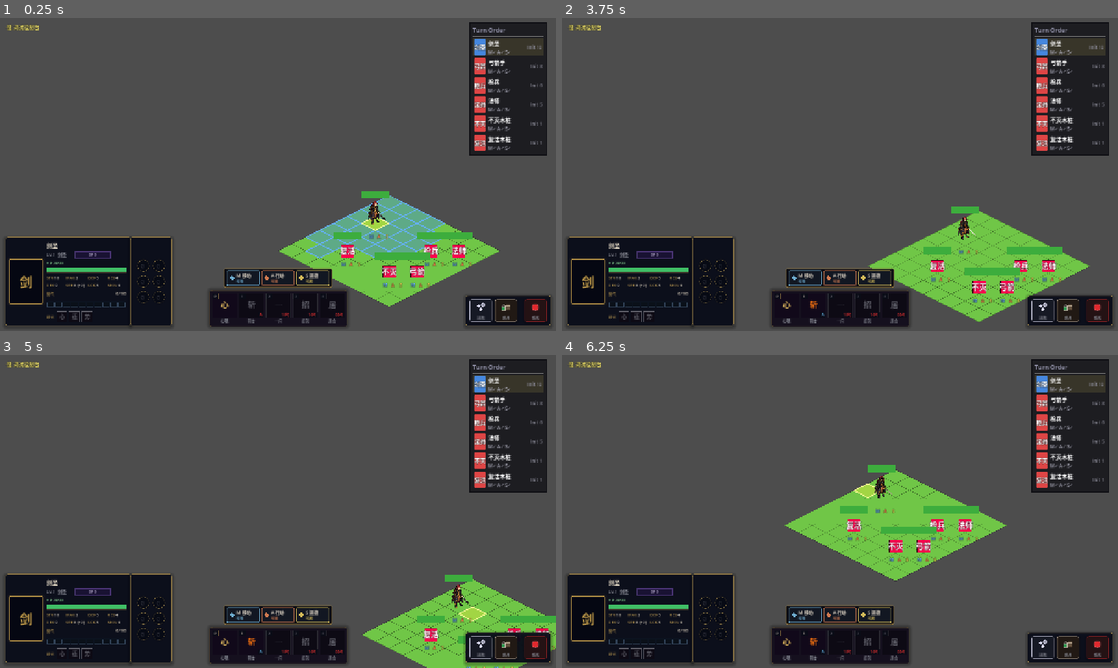
Above: before the commit, frames 1-4 (two rows, left to right).
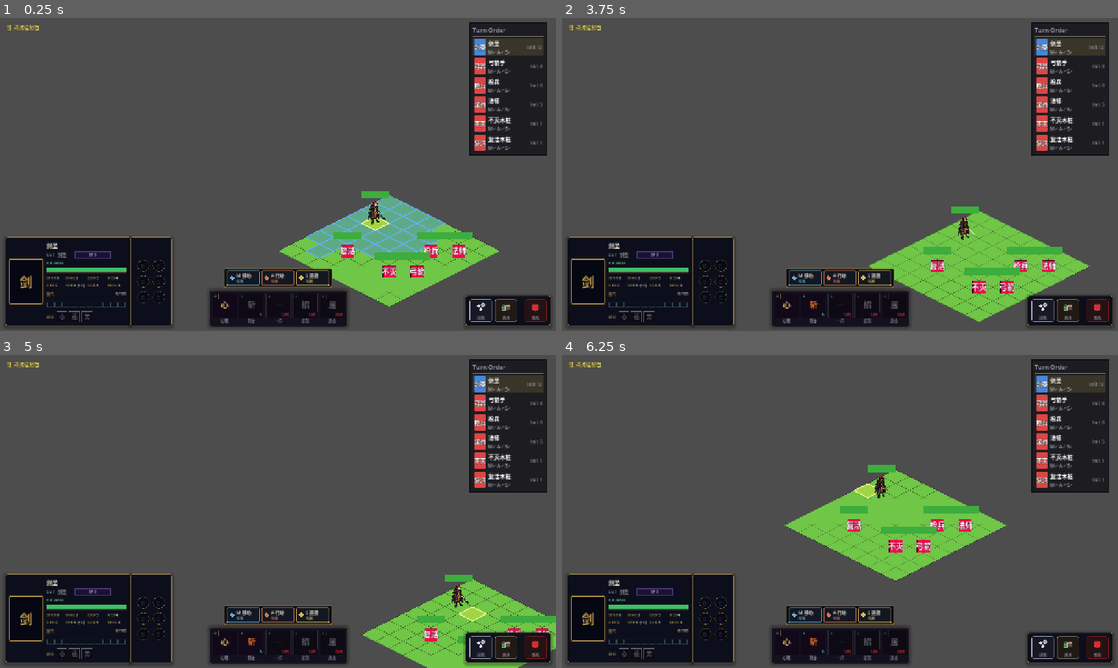
Above: after the commit, the same moments.

Repository: 392fyc/Ship_of_Theseus
Game: Godot game, scene res://scenes/tactical/TacticalScene.tscn
Same seed, same stepped clock (60 frames per second), same inputs: the game is played once before the commit and once after it.
Inputs (mouse positions are in pixels of both pictures, inside the frame that each line leads up to):
- Up to frame 1 (0.25 s): no input
- Up to frame 2 (3.75 s): click (1040, 309) at 0.5 s; click (1067, 309) at 1.25 s; click (1095, 309) at 2 s; tap Enter (ui_accept) at 2.75, 3.5 s; drag from (840, 309) to (895, 105) at 2.77 s; drag from (728, 190) to (812, 237) at 3.52 s
- Up to frame 3 (5 s): tap Enter (ui_accept) at 4.25 s; move the mouse to (333, 442) at 4.27 s; hold Right (ui_right) from 4.28 s (still down); tap F at 4.35 s
- Up to frame 4 (6.25 s): release Right (ui_right) at 5 s; tap Enter (ui_accept) at 5, 5.75, 6.02 s; drag from (812, 574) to (673, 464) at 5.02 s; move the mouse to (1006, 558) at 5.77 s; hold Left (ui_left) from 5.78 s (still down); tap V at 5.85 s

The runs differ from the first frame. In frame 1, 0.2% of the frame differs, in the area x 61-85%, y 69-87%; in frame 2, 0.2%, in the area x 66-90%, y 74-92%; in frame 3, less than 0.1%; in frame 4, 0.1%.

Commit message:
fix(ui): remove action badges from map units
Constraint: Preserve Buff and Debuff status rendering
Confidence: high
Scope-risk: narrow

Diff:
--- a/scripts/units/unit.gd
+++ b/scripts/units/unit.gd
@@ -137,7 +137,6 @@
 const UNIT_ICON_SCALE: Vector2 = Vector2(0.45, 0.45)
 const STATUS_BADGE_STEP: float = 18.0
 const STATUS_BADGE_Y: float = -58.0
-const ACTION_BADGE_Y: float = 20.0
 
 # ── 节点引用 ─────────────────────────────────────────
 @onready var sprite: AnimatedSprite2D = $Sprite
@@ -779,20 +778,6 @@
 	for child: Node in status_icons.get_children():
 		child.queue_free()
 
-	var action_badges: Array[Dictionary] = [
-		{"text": "M", "spent": movement_used, "color": Color(0.40, 0.70, 1.00)},
-		{"text": "A", "spent": standard_used, "color": Color(1.00, 0.50, 0.30)},
-		{"text": "S", "spent": swift_used, "color": Color(1.00, 0.90, 0.35)},
-	]
-	for index: int in range(action_badges.size()):
-		var action_badge: Dictionary = action_badges[index]
-		var action_label: Label = _make_badge(
-			str(action_badge["text"]),
-			Vector2(-18.0 + float(index) * STATUS_BADGE_STEP, ACTION_BADGE_Y),
-			action_badge["color"],
-			bool(action_badge["spent"]))
-		status_icons.add_child(action_label)
-
 	var total_statuses: int = buffs.size()
 	var start_x: float = -0.5 * STATUS_BADGE_STEP * float(maxi(total_statuses - 1, 0))
 	for index: int in range(total_statuses):
--- /dev/null
+++ b/tests/test_action_resource_runtime.gd
@@ -0,0 +1,209 @@
+extends SceneTree
+## VA-5 Task 3：真实 TacticalScene 行动资源刷新链回归。
+##
+## 每个状态变化均从生产入口触发：TurnManager.turn_started、真实移动、真实普攻与
+## 真实迅捷技能。测试只监听 dashboard_state_changed，不主动发射或调用其内部包装方法。
+
+const INVALID_CELL: Vector2i = Vector2i(-1, -1)
+
+var _pass: int = 0
+var _fail: int = 0
+var _fails: Array[String] = []
+var _ran: bool = false
+var _dashboard_signal_count: int = 0
+
+
+func _initialize() -> void:
+	print("=== test_action_resource_runtime (真实行动资源刷新链) ===")
+
+
+func _process(_delta: float) -> bool:
+	if _ran:
+		return false
+	_ran = true
+	_run()
+	return false
+
+
+func _run() -> void:
+	var scene: Node = load("res://scenes/tactical/TacticalScene.tscn").instantiate()
+	root.add_child(scene)
+	var tactical_manager: Object = scene.tactical_manager
+	var dashboard: BottomDashboard = scene._bottom_dashboard
+	var unit: Unit = tactical_manager._get_dashboard_unit()
+	var enemy: Unit = _find_alive_dummy(tactical_manager)
+	var resource_bar: Control = dashboard.get("_action_resource_bar") as Control if dashboard != null else null
+
+	_check("真实 TacticalScene 提供当前玩家单位", unit != null and unit.faction == "player")
+	_check("真实 TacticalScene 提供木桩单位", enemy != null and enemy.unit_id.begins_with("test_dummy"))
+	_check("真实 TacticalScene 创建行动资源栏", resource_bar != null)
+	if unit == null or enemy == null or resource_bar == null:
+		_finish(scene)
+		return
+
+	tactical_manager.dashboard_state_changed.connect(_on_dashboard_state_changed)
+	tactical_manager.debug_deterministic = true
+	_check_runtime_state("场景初始化", unit, resource_bar, false, false, false)
+
+	unit.consume_movement_resource()
+	unit.consume_standard_resource()
+	unit.consume_swift_resource()
+	var before_turn_start: int = _dashboard_signal_count
+	tactical_manager.turn_manager.current_unit = unit
+	tactical_manager.turn_manager.turn_started.emit(unit)
+	await process_frame
+	_check("回合开始自动发出仪表盘刷新", _dashboard_signal_count > before_turn_start)
+	_check_runtime_state("回合开始", unit, resource_bar, false, false, false)
+
+	var move_target: Vector2i = _find_empty_neighbor(tactical_manager, unit.grid_position)
+	_check("移动目标显式非空且有效", move_target != INVALID_CELL and tactical_manager.grid.is_valid(move_target))
+	if move_target == INVALID_CELL:
+		_finish(scene)
+		return
+	var before_move: int = _dashboard_signal_count
+	await tactical_manager._execute_move(unit, move_target)
+	await process_frame
+	_check("移动完成自动发出仪表盘刷新", _dashboard_signal_count > before_move)
+	_check_runtime_state("移动后", unit, resource_bar, true, false, false)
+
+	enemy.stats.max_hp = 9999
+	enemy.stats.hp = 9999
+	enemy.stats.spd = 0
+	enemy.stats.lck = 0
+	enemy.crit_avoid_bonus = 999
+	_check("攻击木桩设置为高血存活状态", enemy.stats.hp == 9999 and enemy.stats.is_alive())
+	var enemy_target: Vector2i = _find_empty_neighbor(tactical_manager, unit.grid_position)
+	_check("攻击木桩存在合法相邻格", enemy_target != INVALID_CELL)
+	if enemy_target == INVALID_CELL:
+		_finish(scene)
+		return
+	_reposition_unit(tactical_manager, enemy, enemy_target)
+	_check("攻击木桩与攻击者合法相邻", _manhattan_distance(unit.grid_position, enemy.grid_position) == 1)
+	var attack: GameAction = GameAction.make_attack(unit, enemy)
+	_check("真实标准攻击动作可构造", attack != null)
+	var attack_validation: Dictionary = GameAction.can_use_normal_attack(unit)
+	_check("真实标准攻击动作当前有效", attack != null and bool(attack_validation.get("ok", false)))
+	if attack == null:
+		_finish(scene)
+		return
+	attack.data.merge(tactical_manager._build_basic_attack_action_data(unit, enemy), true)
+	var before_attack: int = _dashboard_signal_count
+	tactical_manager._execute_attack_from_input(attack)
+	await process_frame
+	_check("标准行动自动发出仪表盘刷新", _dashboard_signal_count > before_attack)
+	_check("标准攻击后高血木桩仍存活", enemy.stats.is_alive())
+	_check_runtime_state("标准行动后", unit, resource_bar, true, true, false)
+
+	var before_swift_turn: int = _dashboard_signal_count
+	tactical_manager.turn_manager.current_unit = unit
+	tactical_manager.turn_manager.turn_started.emit(unit)
+	await process_frame
+	_check("迅捷技能前的新回合自动刷新", _dashboard_signal_count > before_swift_turn)
+	_check_runtime_state("迅捷技能前的新回合", unit, resource_bar, false, false, false)
+
+	tactical_manager._selected_skill_id = "swordsman_zhaojia"
+	var swift_action: GameAction = tactical_manager._build_skill_action(
+		unit, unit.grid_position, unit)
+	var swift_skill_data: Dictionary = tactical_manager._get_skill_data("swordsman_zhaojia")
+	var swift_validation: Dictionary = GameAction.validate_skill_usage(unit, swift_skill_data)
+	_check("真实招架动作显式非空", swift_action != null)
+	_check("真实招架动作当前有效", swift_action != null and bool(swift_validation.get("ok", false)))
+	if swift_action == null or not bool(swift_validation.get("ok", false)):
+		_finish(scene)
+		return
+	var before_swift: int = _dashboard_signal_count
+	tactical_manager._execute_skill_from_input(swift_action)
+	await process_frame
+	_check("迅捷技能自动发出仪表盘刷新", _dashboard_signal_count > before_swift)
+	_check_runtime_state("迅捷技能后", unit, resource_bar, false, false, true)
+
+	var before_final_turn: int = _dashboard_signal_count
+	tactical_manager.turn_manager.current_unit = unit
+	tactical_manager.turn_manager.turn_started.emit(unit)
+	await process_frame
+	_check("最后回合开始自动发出仪表盘刷新", _dashboard_signal_count > before_final_turn)
+	_check_runtime_state("最后回合开始", unit, resource_bar, false, false, false)
+
+	_finish(scene)
+
+
+func _on_dashboard_state_changed() -> void:
+	_dashboard_signal_count += 1
+
+
+func _check_runtime_state(stage: String, unit: Unit, resource_bar: Control,
+		expected_movement: bool, expected_standard: bool, expected_swift: bool) -> void:
+	_eq("%s Unit.movement_used" % stage, unit.movement_used, expected_movement)
+	_eq("%s Unit.standard_used" % stage, unit.standard_used, expected_standard)
+	_eq("%s Unit.swift_used" % stage, unit.swift_used, expected_swift)
+	_check("%s 行动资源栏可见" % stage, resource_bar.visible)
+	var segments: Dictionary = resource_bar.get("_segments") as Dictionary
+	_eq("%s 资源栏 M 状态" % stage, bool((segments["movement"] as Object).get("spent")), expected_movement)
+	_eq("%s 资源栏 A 状态" % stage, bool((segments["standard"] as Object).get("spent")), expected_standard)
+	_eq("%s 资源栏 S 状态" % stage, bool((segments["swift"] as Object).get("spent")), expected_swift)
+	_check("%s 地图 StatusIcons 不含 M/A/S" % stage, not _has_action_badges(unit))
+
+
+func _has_action_badges(unit: Unit) -> bool:
+	var status_icons := unit.get_node_or_null("StatusIcons") as Node2D
+	if status_icons == null:
+		return false
+	for child: Node in status_icons.get_children():
+		var label := child as Label
+		if label != null and label.text in ["M", "A", "S"]:
+			return true
+	return false
+
+
+func _find_alive_dummy(tactical_manager: Object) -> Unit:
+	for candidate: Unit in tactical_manager.units:
+		if candidate.unit_id.begins_with("test_dummy") and candidate.stats.is_alive():
+			return candidate
+	return null
+
+
+func _find_empty_neighbor(tactical_manager: Object,
+		origin: Vector2i) -> Vector2i:
+	for neighbor: Vector2i in tactical_manager.grid.get_neighbors(origin):
+		var cell: Object = tactical_manager.grid.get_cell(neighbor)
+		if cell != null and cell.is_passable() and cell.occupant == null:
+			return neighbor
+	return INVALID_CELL
+
+
+func _reposition_unit(tactical_manager: Object, unit: Unit,
+		target: Vector2i) -> void:
+	var from: Vector2i = unit.grid_position
+	tactical_manager.grid.move_unit(unit, from, target)
+	unit.position = tactical_manager.grid.grid_to_world(target)
+
+
+func _manhattan_distance(a: Vector2i, b: Vector2i) -> int:
+	return absi(a.x - b.x) + absi(a.y - b.y)
+
+
+func _check(name: String, condition: bool, detail: String = "") -> void:
+	if condition:
+		_pass += 1
+		print("  ✓ " + name)
+		return
+	_fail += 1
+	_fails.append(name + ("  [" + detail + "]" if detail != "" else ""))
+	print("  ✗ " + name + ("  [" + detail + "]" if detail != "" else ""))
+
+
+func _eq(name: String, actual: Variant, expected: Variant) -> void:
+	_check(name, actual == expected, "期望 %s 实际 %s" % [str(expected), str(actual)])
+
+
+func _finish(scene: Node) -> void:
+	if is_instance_valid(scene):
+		scene.free()
+	print("\n--- 结果：%d 过 / %d 失败 ---" % [_pass, _fail])
+	if _fail > 0:
+		print("失败项：")
+		for failure: String in _fails:
+			print("  ✗ " + failure)
+	else:
+		print("OK")
+	quit(0 if _fail == 0 else 1)
--- a/tests/test_unit_map_token_visual.gd
+++ b/tests/test_unit_map_token_visual.gd
@@ -43,22 +43,48 @@
 		return
 
 	kensei.call("setup", data_loader.get("classes")["kensei"], &"SE")
+	await process_frame
 	var placeholder_sprite := kensei.get_node("Sprite") as AnimatedSprite2D
 	var health_bar := kensei.get_node("HealthBar") as ProgressBar
+	var status_icons := kensei.get_node("StatusIcons") as Node2D
 	_check("剑圣启用正式棋子", kensei.call("has_runtime_map_token"))
 	_check("正式棋子显示且占位隐藏", token_view.visible and not placeholder_sprite.visible)
 	_check("初始方向 SE", kensei.call("get_facing") == &"SE")
 	_check("正式棋子不使用阵营染色", token_view.self_modulate == Color.WHITE)
 	_check("占位职业文字不存在", kensei.get_node_or_null("UnitLabel") == null)
 	_check("血条底边为 -58", is_equal_approx(health_bar.position.y + health_bar.size.y, -58.0))
+	_check_no_action_badges("初始化", status_icons)
+	for resource_id: String in ["movement", "standard", "swift"]:
+		kensei.call("consume_%s_resource" % resource_id)
+		kensei.refresh_status_icons()
+		await process_frame
+		_check_no_action_badges("消耗 %s 后" % resource_id, status_icons)
 	var raw_buff: Variant = (data_loader.get("buffs") as Dictionary).get("swordsman_parry_stance", {})
 	var buff := BuffEffect.from_dict(raw_buff as Dictionary)
 	_check("既有状态效果可构造", buff != null)
 	if buff != null:
 		kensei.add_buff(buff)
 		kensei.refresh_status_icons()
+		await process_frame
 		var status_label := _find_status_label(kensei, buff)
 		_check("状态图标保留既有基线锚点", status_label != null and is_equal_approx(status_label.position.y, Unit.STATUS_BADGE_Y))
+		_check("Buff 保留既有绿色", status_label != null and status_label.get_theme_color("font_color").is_equal_approx(Color(0.30, 0.85, 0.45)))
+		_check("StatusIcons 节点不被替换", kensei.get_node("StatusIcons") == status_icons)
+		_check_no_action_badges("添加 Buff 后", status_icons)
+	var raw_debuff: Variant = (data_loader.get("buffs") as Dictionary).get("defense_down", {})
+	var debuff := BuffEffect.from_dict(raw_debuff as Dictionary)
+	_check("既有 Debuff 可构造", debuff != null and debuff.is_debuff())
+	if buff != null and debuff != null:
+		kensei.add_buff(debuff)
+		kensei.refresh_status_icons()
+		await process_frame
+		var buff_label := _find_status_label(kensei, buff)
+		var debuff_label := _find_status_label(kensei, debuff)
+		_check("Buff/Debuff 节点完整保留", buff_label != null and debuff_label != null)
+		_check("Buff/Debuff 保留 STATUS_BADGE_STEP", buff_label != null and debuff_label != null and is_equal_approx(absf(debuff_label.position.x - buff_label.position.x), Unit.STATUS_BADGE_STEP))
+		_check("Debuff 保留既有基线锚点", debuff_label != null and is_equal_approx(debuff_label.position.y, Unit.STATUS_BADGE_Y))
+		_check("Debuff 保留既有红色", debuff_label != null and debuff_label.get_theme_color("font_color").is_equal_approx(Color(0.95, 0.30, 0.30)))
+		_check_no_action_badges("添加 Debuff 后", status_icons)
 	_check("实际文字锚点为 -82", (kensei.call("get_combat_text_anchor_world", -50.0) as Vector2).is_equal_approx(kensei.global_position + Vector2(0, -82)))
 	kensei.equip_offhand("wpn_swordsman_starter")
 	_check("装副手切到双武器行", token_view.frame_coords.y == 1)
@@ -118,6 +144,15 @@
 	return null
 
 
+func _check_no_action_badges(stage: String, status_icons: Node2D) -> void:
+	var found: PackedStringArray = []
+	for child: Node in status_icons.get_children():
+		var label := child as Label
+		if label != null and label.text in ["M", "A", "S"]:
+			found.append(label.text)
+	_check("%s StatusIcons 不含 M/A/S" % stage, found.is_empty())
+
+
 func _check(label: String, condition: bool) -> void:
 	if condition:
 		_pass += 1
